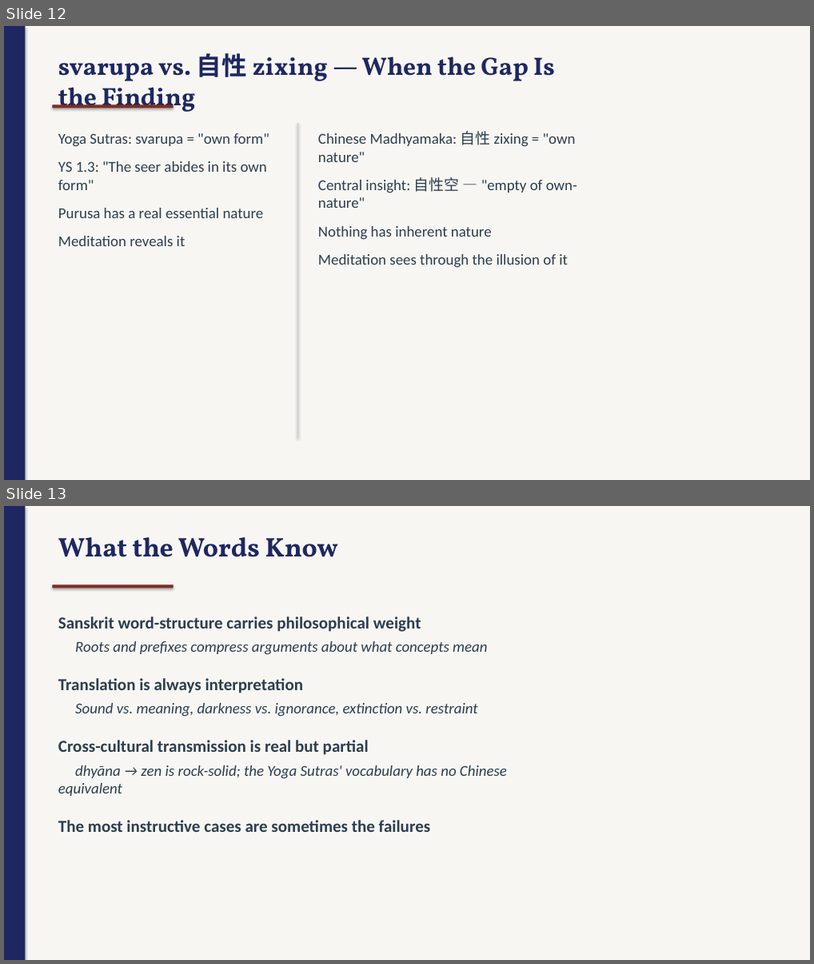
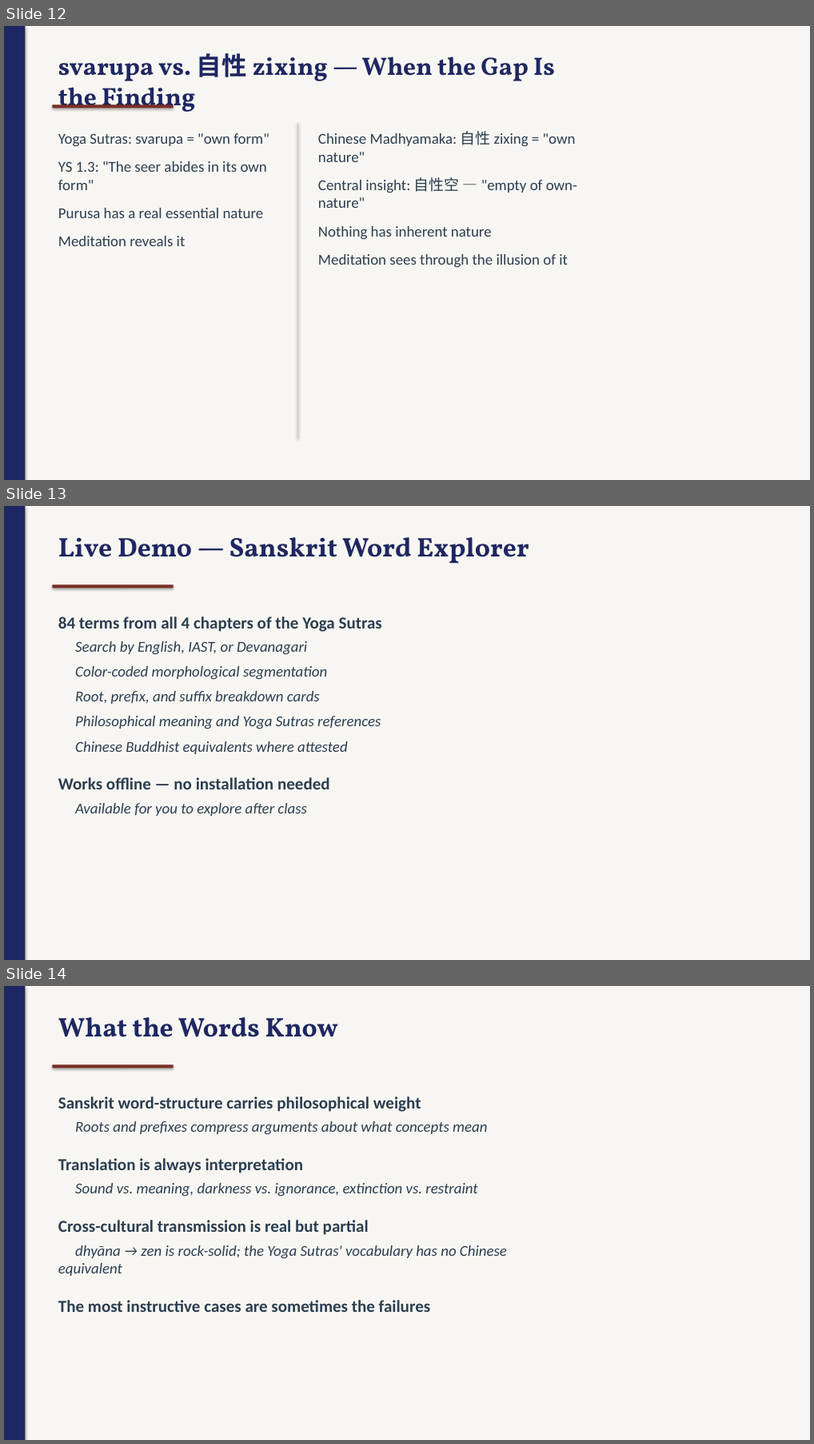
Before and after one commit to jbajaj6/sanskrit_etymology, a slide deck: docs/final_presentation.pptx. Shown one above the other, each under a label of ours: slides 12 and 13 before the commit, slides 12, 13 and 14 after it. The pictures are 814x964 and 814x1444 pixels, drawn with LibreOffice and Linux fonts; fonts in the diff are those of the drawing. Boxes give left, top, right and bottom in pixels: in the first picture for what was removed or moved away, otherwise in the second. Text is boxed around its words. In the diff, an @@ line names an element or a change of style, - is before the commit and + after.

```diff
--- a/docs/final_presentation.pptx
+++ b/docs/final_presentation.pptx
@@ slide 13 added at [4,506,810,960], background #F7F6F2 @@
@@ rectangle added at [4,506,25,960], fill #1E2761 @@
@@ text added at [58,537,530,564], 32 pt, text #1E2761, bold @@
+Live Demo — Sanskrit Word Explorer
@@ rounded rectangle added at [52,584,174,588], fill #7B2D26 @@
@@ text added at [58,616,382,816], 18 pt, text #2C3E50, italic @@
+84 terms from all 4 chapters of the Yoga Sutras
+Search by English, IAST, or Devanagari
+Color-coded morphological segmentation
+Root, prefix, and suffix breakdown cards
+Philosophical meaning and Yoga Sutras references
+Chinese Buddhist equivalents where attested
+Works offline — no installation needed
+Available for you to explore after class
@@ what was slide 13 is now slide 14 @@
```
Also in this commit, not shown: 4 other files.
